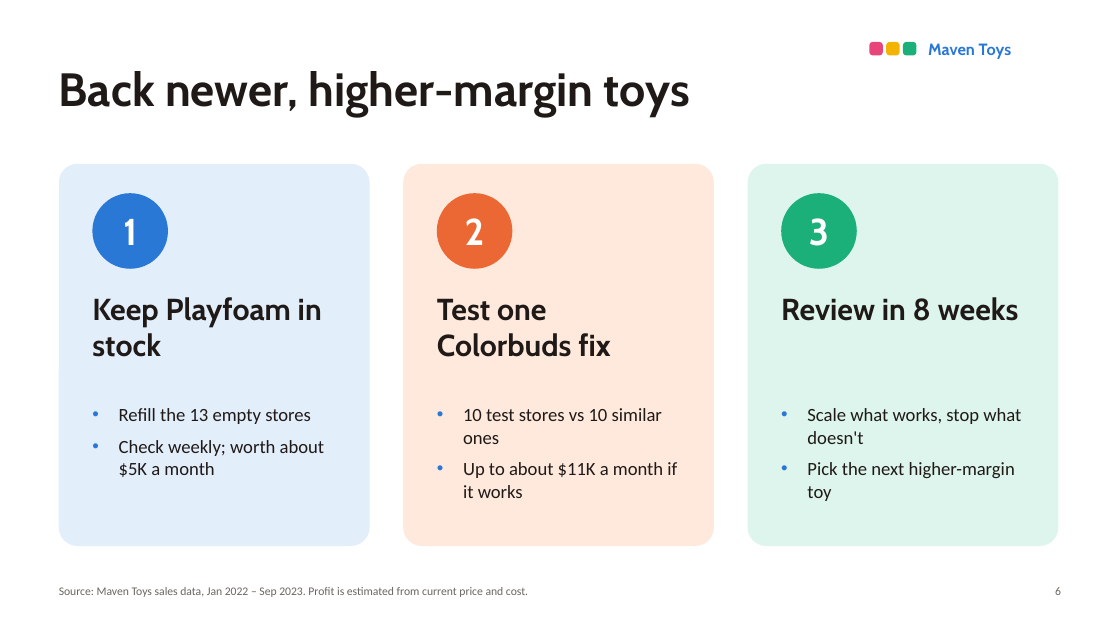
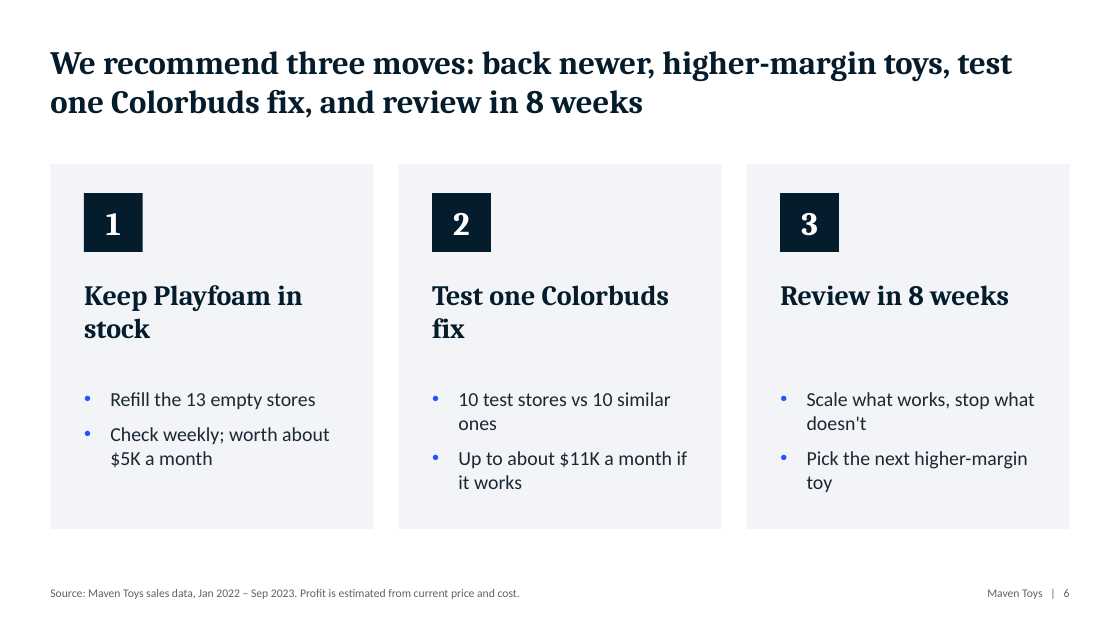
Before and after one commit to surajko9000/maven-toys-ai-analytics, a slide deck: slide 6 of site/deck/Colorbuds_to_Playfoam.pptx. Drawn at 1120x630 pixels with LibreOffice and Linux fonts; fonts in the diff are those of the drawing. Boxes give left, top, right and bottom in pixels: in the first picture for what was removed or moved away, otherwise in the second. Text is boxed around its words. In the diff, an @@ line names an element or a change of style, - is before the commit and + after.

```diff
--- a/site/deck/Colorbuds_to_Playfoam.pptx
+++ b/site/deck/Colorbuds_to_Playfoam.pptx
@@ text at (50,51,1013,118): text changed; size 40 to 28 pt; font Cabin to Cambria; text colour #1F1A17 to #051C2C @@
-Back newer, higher-margin toys
+We recommend three moves: back newer, higher-margin toys, test one Colorbuds fix, and review in 8 weeks
@@ text "We recommend three moves: back ..." at (50,51,1013,118): vertical alignment middle to top @@
@@ rounded rectangle removed at (870,42,883,55) @@
@@ rounded rectangle removed at (886,42,900,55) @@
@@ rounded rectangle removed at (903,42,917,55) @@
@@ rectangle added at (50,164,373,529), fill #F2F4F7 @@
@@ rounded rectangle removed at (59,164,370,546) @@
@@ rectangle added at (398,164,721,529), fill #F2F4F7 @@
@@ rounded rectangle removed at (403,164,714,546) @@
@@ rectangle added at (747,164,1070,529), fill #F2F4F7 @@
@@ rounded rectangle removed at (748,164,1059,546) @@
@@ rectangle "1": place and size @@
-rectangle "1" at (92,193,168,269)
+rectangle "1" at (84,193,143,252)
@@ rectangle "1" at (84,193,143,252): size 32 to 28 pt, font Cabin to Cambria; ellipse to rectangle; fill #2A78D6 to #051C2C @@
@@ rectangle "2": place and size @@
-rectangle "2" at (437,193,513,269)
+rectangle "2" at (432,193,491,252)
@@ rectangle "2" at (432,193,491,252): size 32 to 28 pt, font Cabin to Cambria; ellipse to rectangle; fill #EB6834 to #051C2C @@
@@ rectangle "3": place and size @@
-rectangle "3" at (781,193,857,269)
+rectangle "3" at (781,193,839,252)
@@ rectangle "3" at (781,193,839,252): size 32 to 28 pt, font Cabin to Cambria; ellipse to rectangle; fill #1BAF7A to #051C2C @@
@@ size 26 to 24 pt, font Cabin to Cambria, text colour #1F1A17 to #051C2C in 3 elements at (432,285,670,338), (780,285,1009,306), (84,285,303,339) @@
@@ text "Keep Playfoam in stock": place and size @@
-text "Keep Playfoam in stock" at (92,297,322,357)
+text "Keep Playfoam in stock" at (84,285,303,339)
@@ text "Test one Colorbuds fix": place and size @@
-text "Test one Colorbuds fix" at (437,298,610,357)
+text "Test one Colorbuds fix" at (432,285,670,338)
@@ text "Review in 8 weeks": place and size @@
-text "Review in 8 weeks" at (781,297,1019,321)
+text "Review in 8 weeks" at (780,285,1009,306)
@@ size 16 to 17 pt, text colour #1F1A17 to #1B2733; more space between paragraphs; bullet colour #2A78D6 to #2251FF in 3 elements at (458,392,688,489), (807,392,1035,492), (110,392,329,467) @@
@@ text "Refill the 13 empty stores": place and size @@
-text "Refill the 13 empty stores" at (119,408,324,477)
+text "Refill the 13 empty stores" at (110,392,329,467)
@@ text "10 test stores vs 10 ...": place and size @@
-text "10 test stores vs 10 ..." at (463,408,677,498)
+text "10 test stores vs 10 ..." at (458,392,688,489)
@@ text "Scale what works, stop what ...": place and size @@
-text "Scale what works, stop what ..." at (807,408,1021,501)
+text "Scale what works, stop what ..." at (807,392,1035,492)
@@ text "Source: Maven Toys sales data, ...": place and size @@
-text "Source: Maven Toys sales data, ..." at (59,587,528,597)
+text "Source: Maven Toys sales data, ..." at (50,589,520,599)
@@ text "Source: Maven Toys sales data, ..." at (50,589,520,599): text colour #6B6560 to #5B6470 @@
@@ text "Maven Toys | 6" at (987,589,1070,599): vertical alignment middle to top @@
@@ text at (987,589,1070,599): text changed; size 14 to 10 pt; font Cabin to Calibri; text colour #2A78D6 to #5B6470; bold off @@
-Maven Toys
+Maven Toys | 6
@@ text removed at (1055,587,1061,595) @@
-6
```
Also in this commit, not shown: 5 other slides changed, 8 other files.
